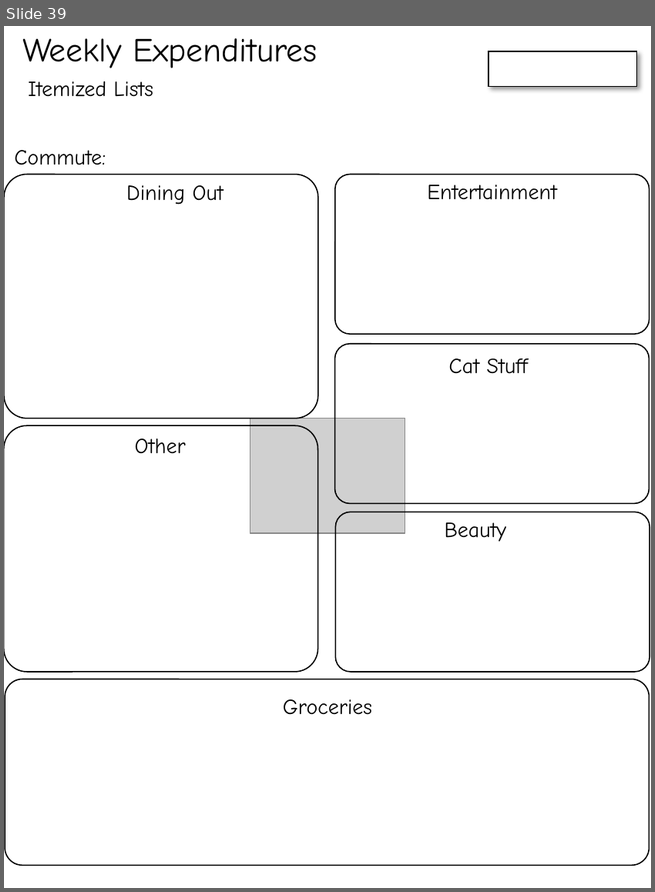
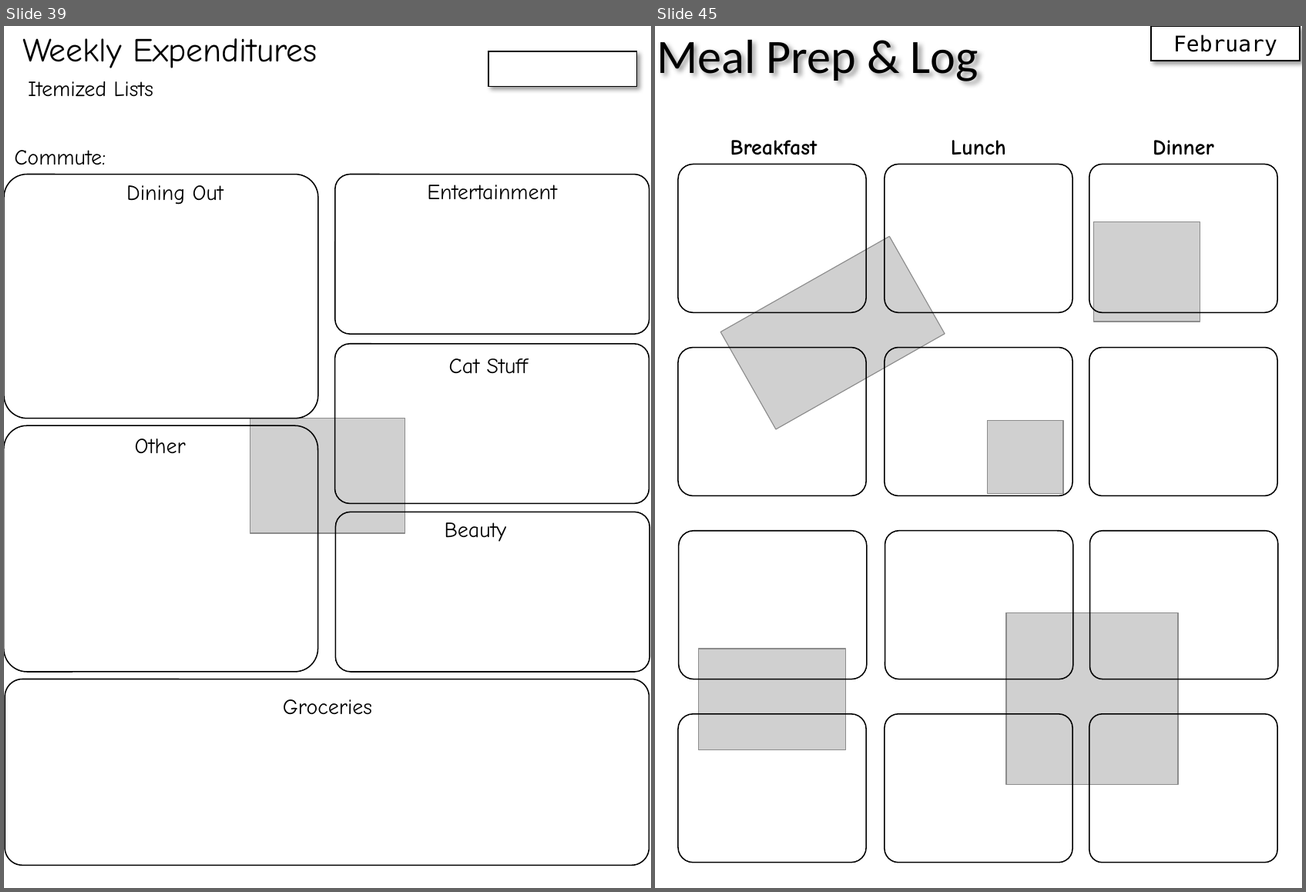
Before and after one commit to cds70409/cds70409.github.io, a slide deck: bujo_printouts.pptx. Shown side by side, each under a label of ours: slide 39 before the commit, slides 39 and 45 after it; the slides between them are not shown. The pictures are 655x892 and 1306x892 pixels, drawn with LibreOffice and Linux fonts; fonts in the diff are those of the drawing; grey boxes stand for pictures. Boxes give left, top, right and bottom in pixels: in the first picture for what was removed or moved away, otherwise in the second. Text is boxed around its words. In the diff, an @@ line names an element or a change of style, - is before the commit and + after.

Commit message:
february

```diff
--- a/bujo_printouts.pptx
+++ b/bujo_printouts.pptx
@@ slide 45 added at bbox=[655, 26, 1302, 888], background #FFFFFF @@
@@ text added at bbox=[657, 39, 978, 82], 40 pt, text #000000 @@
+Meal Prep & Log
@@ rectangle added at bbox=[1151, 26, 1299, 61], fill #FFFFFF, outline #000000 1 pt, 18 pt, text #000000 @@
+February
@@ text added at bbox=[730, 140, 817, 155], 18 pt, text #000000, bold @@
+Breakfast
@@ text added at bbox=[951, 140, 1006, 155], 18 pt, text #000000, bold @@
+Lunch
@@ text added at bbox=[1152, 140, 1214, 155], 18 pt, text #000000, bold @@
+Dinner
@@ rounded rectangle added at bbox=[678, 164, 866, 312], outline #000000 1 pt @@
@@ rounded rectangle added at bbox=[884, 164, 1072, 312], outline #000000 1 pt @@
@@ rounded rectangle added at bbox=[1089, 164, 1277, 312], outline #000000 1 pt @@
@@ picture added at bbox=[1094, 222, 1200, 322] @@
@@ picture added at bbox=[720, 236, 945, 429] @@
@@ rounded rectangle added at bbox=[678, 348, 866, 496], outline #000000 1 pt @@
@@ rounded rectangle added at bbox=[884, 348, 1072, 496], outline #000000 1 pt @@
@@ rounded rectangle added at bbox=[1089, 348, 1277, 496], outline #000000 1 pt @@
@@ picture added at bbox=[987, 421, 1063, 494] @@
@@ rounded rectangle added at bbox=[678, 531, 866, 680], outline #000000 1 pt @@
@@ rounded rectangle added at bbox=[885, 531, 1073, 680], outline #000000 1 pt @@
@@ rounded rectangle added at bbox=[1089, 531, 1278, 680], outline #000000 1 pt @@
@@ picture added at bbox=[1006, 614, 1178, 785] @@
@@ picture added at bbox=[698, 649, 846, 750] @@
@@ rounded rectangle added at bbox=[678, 714, 866, 862], outline #000000 1 pt @@
@@ rounded rectangle added at bbox=[884, 714, 1072, 862], outline #000000 1 pt @@
@@ rounded rectangle added at bbox=[1089, 714, 1277, 862], outline #000000 1 pt @@
```
Also in this commit, not shown: 8 other slides added.
